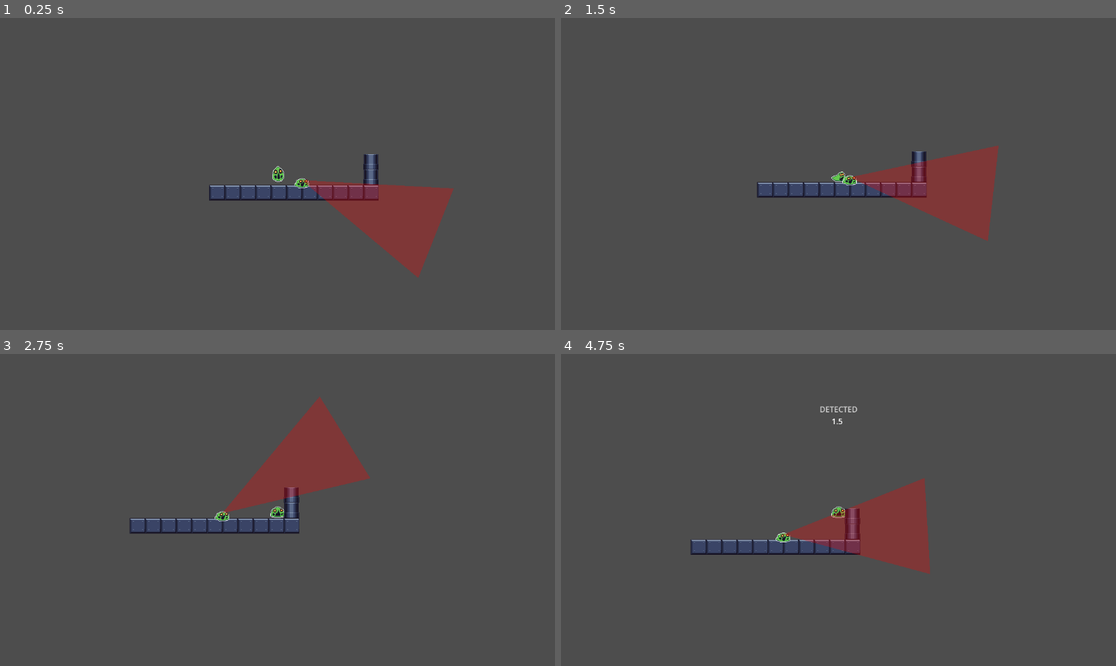
Above: before the commit, frames 1-4 (two rows, left to right).
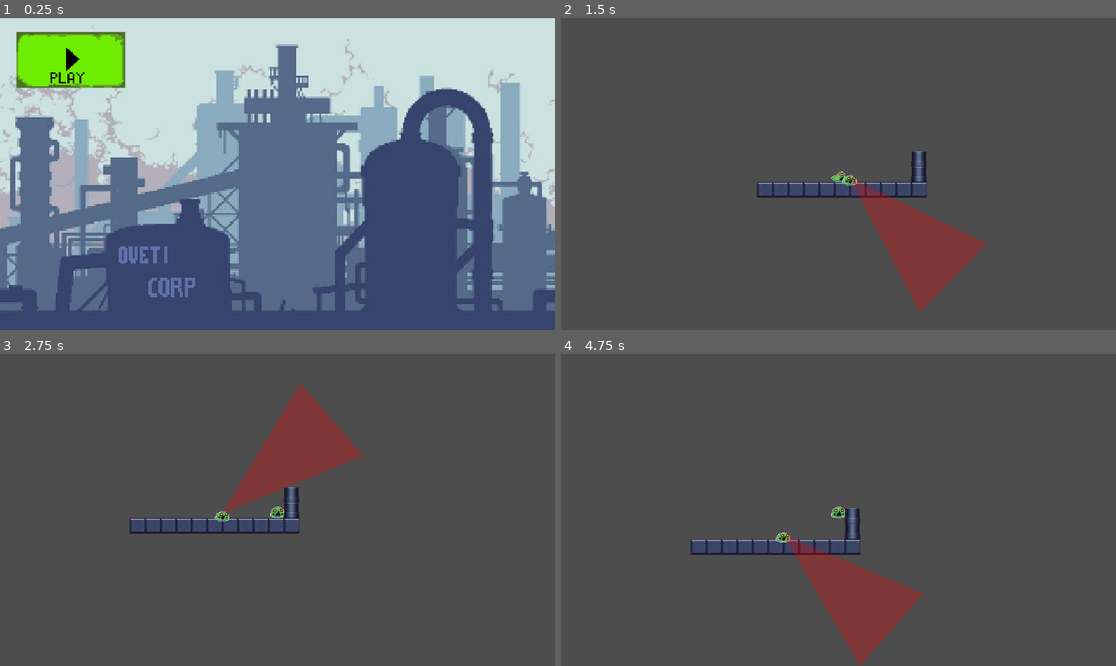
Above: after the commit, the same moments.

Repository: LordEnigma1/gameJam36LockIn
Game: Godot game, scene res://Scenes/menu.tscn
Same seed, same stepped clock (60 frames per second), same inputs: the game is played once before the commit and once after it. Before the commit the project starts from res://Scenes/main.tscn.
Inputs (mouse positions are in pixels of both pictures, inside the frame that each line leads up to):
- Up to frame 1 (0.25 s): no input
- Up to frame 2 (1.5 s): click (633, 58) at 0.52 s; hold Right (right) from 1.28 s (still down); tap Shift (dash) at 1.35 s
- Up to frame 3 (2.75 s): keep holding Right (right); tap Space (jump) at 1.52, 2.27 s; tap E (possess) at 2.1 s
- Up to frame 4 (4.75 s): release Right (right) at 2.78 s; hold Left (left) 2.78-3.53 s; tap Shift (dash) at 2.85, 4.35 s; hold Right (right) from 3.53 s (still down); tap E (possess) at 3.6 s; tap Space (jump) at 3.77, 4.52 s

The runs differ from the first frame. In frame 1, 100% of the frame differs, in the area x 0-100%, y 0-100%; in frame 2, 8.0%; in frame 3, 2.1%; in frame 4, 8.1%.

Commit message:
salir y entrar menus

Diff:
--- /dev/null
+++ b/game-jam-entry-lock-in/Scenes/gameover.gd
@@ -0,0 +1,15 @@
+extends Control
+
+
+# Called when the node enters the scene tree for the first time.
+func _ready() -> void:
+	pass # Replace with function body.
+
+
+# Called every frame. 'delta' is the elapsed time since the previous frame.
+func _process(delta: float) -> void:
+	pass
+
+
+func _on_texture_button_pressed() -> void:
+	pass # Replace with function body.
--- /dev/null
+++ b/game-jam-entry-lock-in/Scenes/gameover.tscn
@@ -0,0 +1,3 @@
+[gd_scene format=3 uid="uid://dnv7sdkuxmf1l"]
+
+[node name="Gameover" type="Node2D" unique_id=491826438]
--- /dev/null
+++ b/game-jam-entry-lock-in/Scenes/menu.gd
@@ -0,0 +1,4 @@
+extends Control
+
+func _on_texture_button_pressed() -> void:
+	get_tree().change_scene_to_file("res://Scenes/main.tscn")
--- /dev/null
+++ b/game-jam-entry-lock-in/Scenes/menu.tscn
@@ -0,0 +1,42 @@
+[gd_scene format=3 uid="uid://dstl61p3lrf5"]
+
+[ext_resource type="Script" uid="uid://bkvo0hh4rl26q" path="res://Scenes/menu.gd" id="1_4hy44"]
+[ext_resource type="Texture2D" uid="uid://dlkneulmdwpf2" path="res://assets/screens/iniciomenu.png" id="1_mae5d"]
+[ext_resource type="Texture2D" uid="uid://bcv32juen8j6y" path="res://assets/tilemap/Captura de pantalla 2026-05-30 204038.png" id="2_4hy44"]
+
+[node name="Control" type="Control" unique_id=2072557176]
+layout_mode = 3
+anchors_preset = 15
+anchor_right = 1.0
+anchor_bottom = 1.0
+grow_horizontal = 2
+grow_vertical = 2
+script = ExtResource("1_4hy44")
+
+[node name="TextureRect" type="TextureRect" parent="." unique_id=1989028699]
+layout_mode = 1
+anchors_preset = 15
+anchor_right = 1.0
+anchor_bottom = 1.0
+grow_horizontal = 2
+grow_vertical = 2
+texture = ExtResource("1_mae5d")
+
+[node name="TextureButton" type="TextureButton" parent="." unique_id=310338788]
+layout_mode = 1
+anchors_preset = 7
+anchor_left = 0.5
+anchor_top = 1.0
+anchor_right = 0.5
+anchor_bottom = 1.0
+offset_left = -542.0
+offset_top = -619.0
+offset_right = 538.0
+offset_bottom = -11.0
+grow_horizontal = 2
+grow_vertical = 0
+scale = Vector2(0.20918389, 0.19041866)
+texture_normal = ExtResource("2_4hy44")
+ignore_texture_size = true
+
+[connection signal="pressed" from="TextureButton" to="." method="_on_texture_button_pressed"]
--- a/game-jam-entry-lock-in/project.godot
+++ b/game-jam-entry-lock-in/project.godot
@@ -11,7 +11,7 @@
 [application]
 
 config/name="gameJamEntryLockIn"
-run/main_scene="uid://u37wxdo2r631"
+run/main_scene="uid://dstl61p3lrf5"
 config/features=PackedStringArray("4.6", "Forward Plus")
 config/icon="res://icon.svg"
 
--- /dev/null
+++ b/game-jam-entry-lock-in/texture_button.gd
@@ -0,0 +1,15 @@
+extends TextureButton
+
+
+# Called when the node enters the scene tree for the first time.
+func _ready() -> void:
+	pass # Replace with function body.
+
+
+
+
+
+
+func _on_texture_button_pressed():
+	# Reemplaza "main.tscn" por la ruta exacta de tu nivel si se llama diferente
+	get_tree().change_scene_to_file("res://Scenes/main.tscn".tscn")
Not shown, added: game-jam-entry-lock-in/Scenes/gameover.gd.uid
Not shown, added: game-jam-entry-lock-in/Scenes/menu.gd.uid
Binary file added: game-jam-entry-lock-in/assets/screens/iniciomenu.png
Not shown, added: game-jam-entry-lock-in/assets/screens/iniciomenu.png.import
Binary file added: game-jam-entry-lock-in/assets/screens/retry.png
Not shown, added: game-jam-entry-lock-in/assets/screens/retry.png.import
Binary file added: game-jam-entry-lock-in/assets/tilemap/Captura de pantalla 2026-05-30 204038.png
Not shown, added: game-jam-entry-lock-in/assets/tilemap/Captura de pantalla 2026-05-30 204038.png.import
Not shown, added: game-jam-entry-lock-in/texture_button.gd.uid
Not shown, added: game-jam-entry-lock-in/assets/tilemap/New Piskel-20260530-203948.piskel
